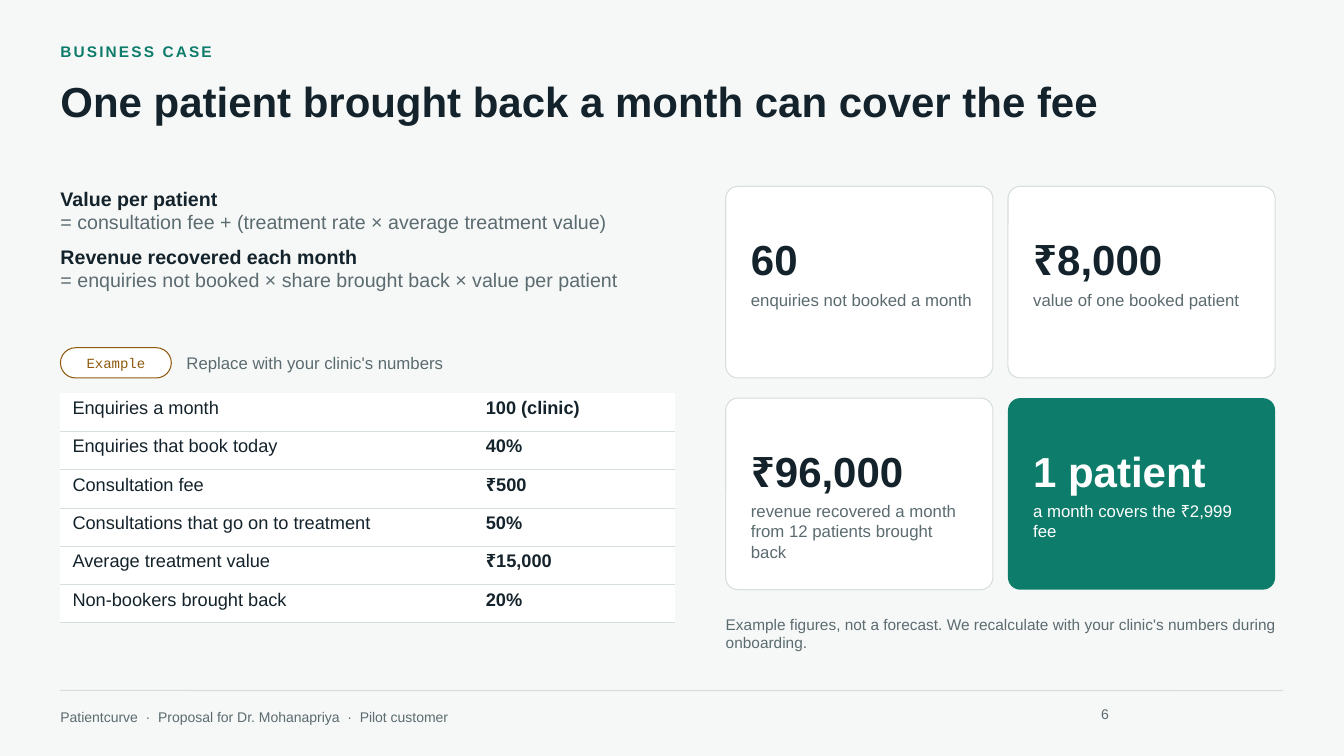
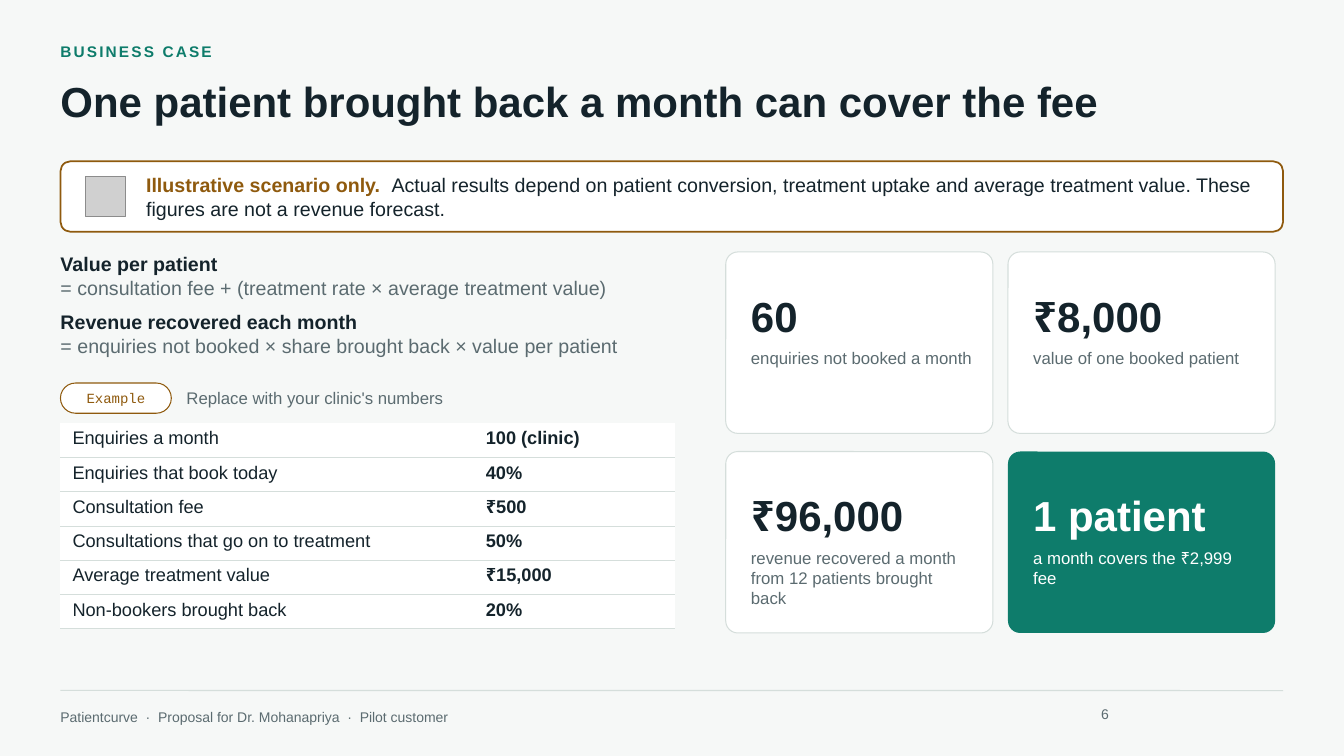
Before and after one commit to HARRISHG/staff-chat-flow, a slide deck: slide 6 of Patientcurve-Proposal-Dr-Mohanapriya.pptx. Drawn at 1344x756 pixels with LibreOffice and Linux fonts; fonts in the diff are those of the drawing; grey boxes stand for pictures; background and template pictures are left out. Boxes give left, top, right and bottom in pixels: in the first picture for what was removed or moved away, otherwise in the second. Text is boxed around its words. In the diff, an @@ line names an element or a change of style, - is before the commit and + after.

```diff
--- a/Patientcurve-Proposal-Dr-Mohanapriya.pptx
+++ b/Patientcurve-Proposal-Dr-Mohanapriya.pptx
@@ rounded rectangle added at (60,161,1284,232), fill #FFFFFF, outline #8F5A0E 1.25 pt @@
@@ picture added at (86,176,126,217) @@
@@ text added at (146,177,1251,220), 14 pt, text #14232B @@
+Illustrative scenario only. Actual results depend on patient conversion, treatment uptake and average treatment value. These figures are not a revenue forecast.
@@ text "Value per patient": place and size @@
-text "Value per patient" at (60,191,617,291)
+text "Value per patient" at (60,256,617,357)
@@ rounded rectangle: place and size @@
-rounded rectangle at (1008,187,1275,378)
+rounded rectangle at (726,252,993,434)
@@ rounded rectangle: place and size @@
-rounded rectangle at (726,398,993,590)
+rounded rectangle at (1008,252,1275,434)
@@ text "60": place and size @@
-text "60" at (751,245,798,276)
+text "60" at (751,302,798,333)
@@ text "₹8,000": place and size @@
-text "₹8,000" at (1057,245,1162,282)
+text "₹8,000" at (1057,302,1162,339)
@@ text "enquiries not booked a month": place and size @@
-text "enquiries not booked a month" at (751,294,972,310)
+text "enquiries not booked a month" at (751,352,972,368)
@@ text "value of one booked patient": place and size @@
-text "value of one booked patient" at (1033,294,1239,310)
+text "value of one booked patient" at (1033,352,1239,368)
@@ 2 texts, 1 rounded rectangle: place and size @@
-2 texts, 1 rounded rectangle at (60,348,443,378)
+2 texts, 1 rounded rectangle at (60,383,443,413)
@@ table: place and size @@
-table at (60,393,676,614)
+table at (60,423,676,624)
@@ proportions changed in 4 elements at (726,252,993,434), (1008,252,1275,434), (1008,452,1275,633), (726,452,993,633) @@
@@ rounded rectangle: place and size @@
-rounded rectangle at (726,187,993,378)
+rounded rectangle at (726,452,993,633)
@@ text "₹96,000": place and size @@
-text "₹96,000" at (775,457,903,494)
+text "₹96,000" at (775,501,903,538)
@@ rounded rectangle: place and size @@
-rounded rectangle at (1008,398,1275,590)
+rounded rectangle at (1008,452,1275,633)
@@ text "1 patient": place and size @@
-text "1 patient" at (1033,456,1206,496)
+text "1 patient" at (1033,500,1206,540)
@@ text "revenue recovered a month from ...": place and size @@
-text "revenue recovered a month from ..." at (751,505,956,558)
+text "revenue recovered a month from ..." at (751,552,956,604)
@@ text "a month covers the ₹2,999 ...": place and size @@
-text "a month covers the ₹2,999 ..." at (1033,505,1232,537)
+text "a month covers the ₹2,999 ..." at (1033,552,1232,584)
@@ text removed at (726,619,1275,651) @@
-Example figures, not a forecast. We recalculate with your clinic's numbers during onboarding.
```
Also in this commit, not shown: 3 other slides changed, 1 other file.
